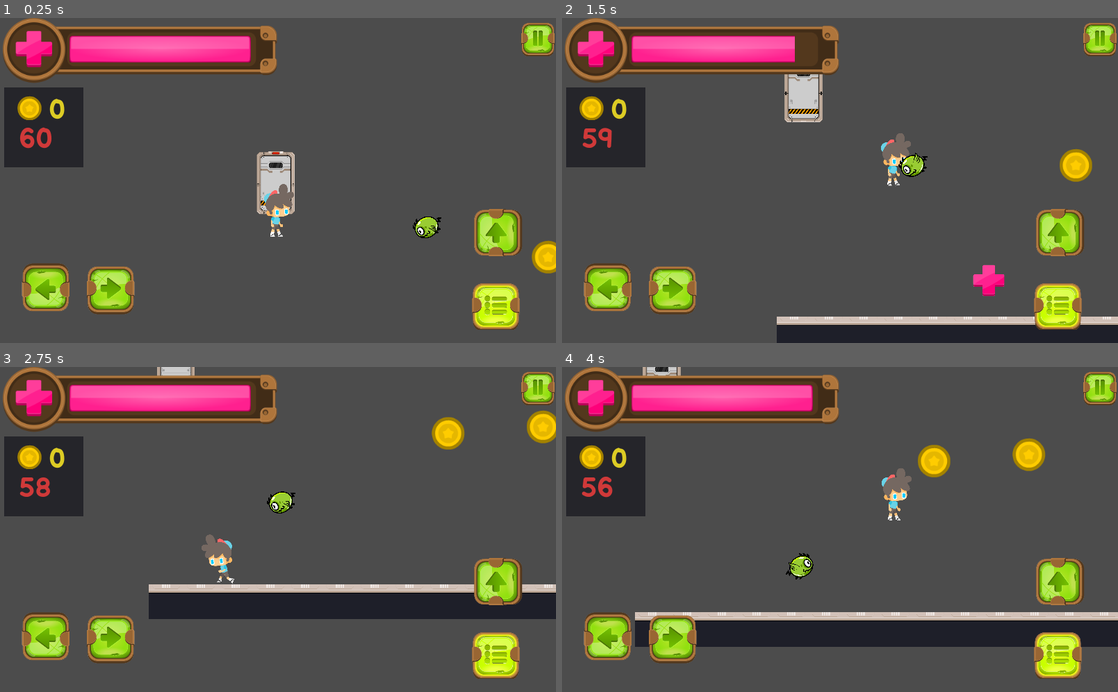
Above: before the commit, frames 1-4 (two rows, left to right).
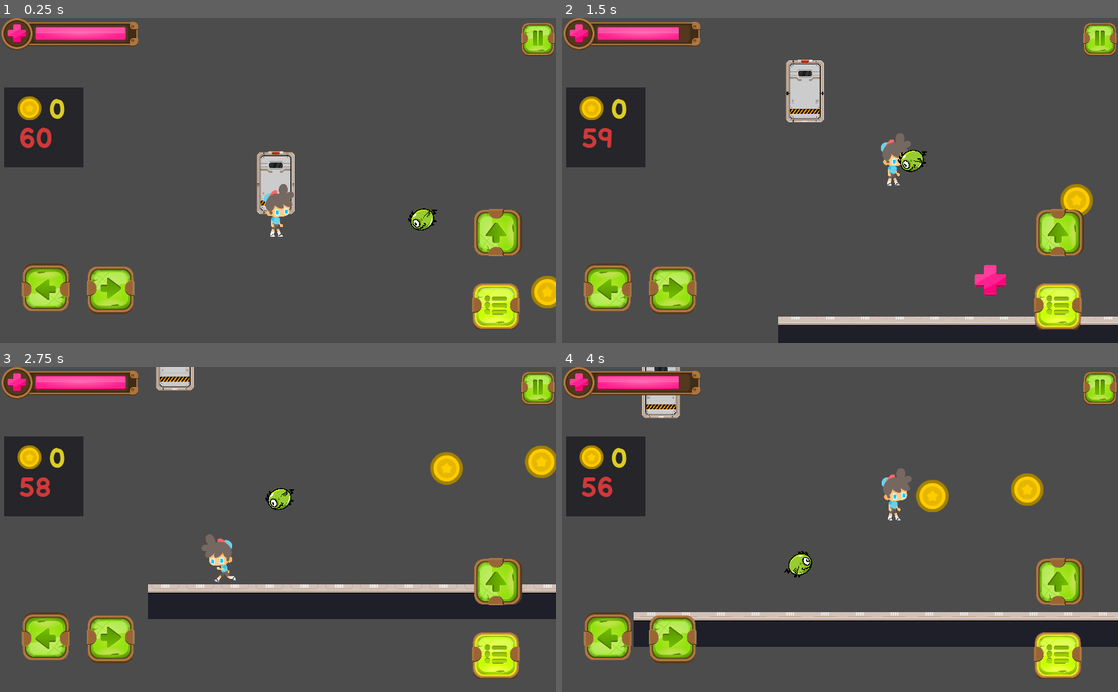
Above: after the commit, the same moments.

Repository: Sarath191181208/Covid-19
Game: Godot game, scene res://scenes/leve3.tscn
The game is run twice, just before and just after one commit, with the same random seed, the same clock (stepped at 60 frames per second) and the same inputs. This scene is started directly instead of the project's main scene.
Inputs:
- Up to frame 1 (0.25 s): no input
- Up to frame 2 (1.5 s): hold D (right) from 0.53 s (still down); tap Shift (fire) at 0.6, 1.35 s; tap Up (jump) at 0.77 s
- Up to frame 3 (2.75 s): tap Up (jump) at 1.52 s; release D (right) at 2.03 s; hold A (left) from 2.03 s (still down); tap Shift (fire) at 2.1 s
- Up to frame 4 (4 s): release A (left) at 2.78 s; hold D (right) from 2.78 s (still down); tap Shift (fire) at 2.85, 3.6 s; tap Up (jump) at 3.02, 3.77 s

The runs differ from the first frame. In frame 1, 8.6% of the frame differs, in the area x 0-100%, y 0-90%; in frame 2, 9.2%; in frame 3, 9.9%, in the area x 0-100%, y 0-78%; in frame 4, 9.8%.

Commit message:
bug fixing

Diff:
--- a/Assets/Animations/playerFollower.tres
+++ b/Assets/Animations/playerFollower.tres
@@ -3,7 +3,6 @@
 [resource]
 resource_name = "attack"
 length = 0.2
-loop = true
 step = 0.0
 tracks/0/type = "value"
 tracks/0/path = NodePath("AnimatedSprite:position")
--- a/scenes/Health_powerup.gd
+++ b/scenes/Health_powerup.gd
@@ -7,6 +7,8 @@
 
 func _on_Health_powerup_body_entered(body):
 	body.health += heal
+	if body.health > 100 :
+		body.health = 100
 	$AnimationPlayer.play("bounce")
 	set_collision_layer_bit(4,false)
 	$CollisionShape2D.disabled = true
--- a/scenes/attackPlayer.tscn
+++ b/scenes/attackPlayer.tscn
@@ -1,10 +1,12 @@
-[gd_scene load_steps=2 format=2]
+[gd_scene load_steps=3 format=2]
 
 [ext_resource path="res://scenes/attack.tscn" type="PackedScene" id=1]
+[ext_resource path="res://scripts/attackPlayer.gd" type="Script" id=2]
 
 [node name="attackPlayer" instance=ExtResource( 1 )]
 collision_layer = 64
 collision_mask = 1
+script = ExtResource( 2 )
 
 [node name="Sprite" parent="." index="1"]
-frame = 11
+frame = 7
--- a/scenes/coin.tscn
+++ b/scenes/coin.tscn
@@ -26,7 +26,6 @@
 shape = SubResource( 1 )
 
 [node name="AnimatedSprite" type="AnimatedSprite" parent="."]
-position = Vector2( 1.34541, -64.5808 )
 frames = SubResource( 2 )
 
 [node name="AnimationPlayer" type="AnimationPlayer" parent="."]
--- a/scenes/leve3.tscn
+++ b/scenes/leve3.tscn
@@ -16,7 +16,7 @@
 position = Vector2( 79.37, -41.2725 )
 
 [node name="playerFollower" parent="Enemies" index="2" instance=ExtResource( 4 )]
-position = Vector2( 358, 244 )
+position = Vector2( 350.208, 228.416 )
 speed = 2.0
 
 [node name="StaticBody2D" parent="collisions" index="0"]
--- a/scenes/player.tscn
+++ b/scenes/player.tscn
@@ -35,7 +35,7 @@
 scale = Vector2( 0.199, 0.2 )
 frames = ExtResource( 1 )
 animation = "Idle"
-frame = 5
+frame = 4
 playing = true
 
 [node name="Camera2D" type="Camera2D" parent="."]
@@ -190,6 +190,7 @@
 [node name="TextureRect2" type="TextureRect" parent="CanvasLayer"]
 margin_right = 512.0
 margin_bottom = 120.0
+rect_scale = Vector2( 0.5, 0.5 )
 texture = ExtResource( 11 )
 __meta__ = {
 "_edit_use_anchors_": false
@@ -198,10 +199,11 @@
 [node name="lifeBar" type="TextureProgress" parent="CanvasLayer"]
 anchor_left = 0.00203037
 anchor_right = 0.00203037
-margin_left = 125.921
-margin_top = 32.0
-margin_right = 637.921
-margin_bottom = 152.0
+margin_left = 63.2416
+margin_top = 15.5054
+margin_right = 575.242
+margin_bottom = 135.505
+rect_scale = Vector2( 0.5, 0.5 )
 value = 100.0
 texture_progress = ExtResource( 14 )
 __meta__ = {
--- a/scenes/playerFollower.tscn
+++ b/scenes/playerFollower.tscn
@@ -9,18 +9,18 @@
 [ext_resource path="res://scripts/playerFollower.gd" type="Script" id=7]
 [ext_resource path="res://Assets/Animations/playerFollower.tres" type="Animation" id=8]
 
-[sub_resource type="CircleShape2D" id=2]
+[sub_resource type="CircleShape2D" id=1]
 radius = 21.0754
 
-[sub_resource type="CircleShape2D" id=3]
+[sub_resource type="CircleShape2D" id=2]
 radius = 342.626
 
+[sub_resource type="CircleShape2D" id=3]
+
 [sub_resource type="CircleShape2D" id=4]
-
-[sub_resource type="CircleShape2D" id=5]
 radius = 30.0403
 
-[sub_resource type="SpriteFrames" id=1]
+[sub_resource type="SpriteFrames" id=5]
 animations = [ {
 "frames": [ ExtResource( 4 ), ExtResource( 6 ) ],
 "loop": true,
@@ -70,14 +70,13 @@
 [node name="CollisionShape2D" type="CollisionShape2D" parent="collision_range"]
 modulate = Color( 0.941176, 0.909804, 0.105882, 1 )
 position = Vector2( 1.62901, 0 )
-shape = SubResource( 5 )
+shape = SubResource( 4 )
 
 [node name="AnimatedSprite" type="AnimatedSprite" parent="."]
 rotation = -0.523599
 scale = Vector2( 0.05, 0.05 )
-frames = SubResource( 1 )
+frames = SubResource( 5 )
 animation = "flying"
-frame = 1
 playing = true
 
 [node name="attackTimer" type="Timer" parent="."]
--- /dev/null
+++ b/scripts/attackPlayer.gd
@@ -0,0 +1,29 @@
+extends Area2D
+export var damage = 10
+export var speed = 300
+var direction = 1
+var velocity = Vector2()
+
+func changingDirection(dir):
+	direction = dir
+	if dir == -1 :
+		$Sprite.flip_h = true
+
+func _physics_process(delta):
+	velocity.x = speed * delta * direction
+	translate(velocity)
+
+
+func _on_VisibilityNotifier2D_screen_exited():
+	queue_free()
+
+func _on_attack_body_entered(body):
+	# goes to the body entered and checks for function got shot
+	body.got_shot(damage)
+	print(body.name)
+	# frees the object <fireball from space>
+	queue_free()
+
+
+func _on_Sprite_animation_finished():
+	queue_free()
Not shown: 1 places in scenes/playerFollower.tscn that only renumber resources
